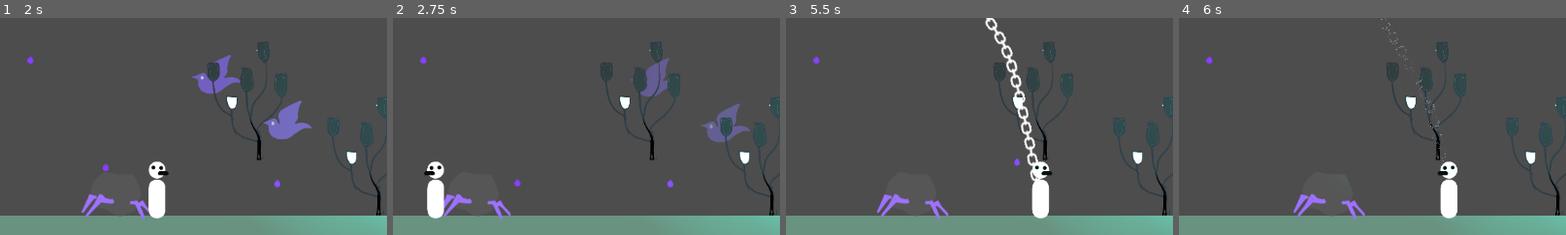
Above: before the commit, frames 1-4 (left to right).
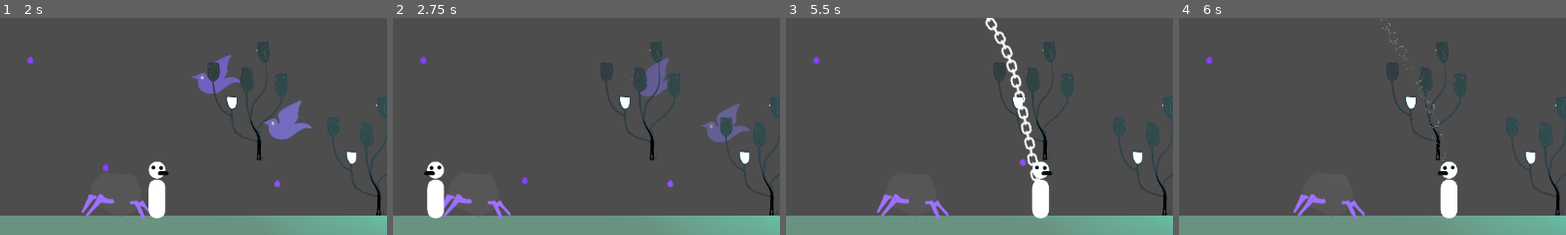
Above: after the commit, the same moments.

Repository: albverse/qimela
Game: Godot game, scene res://scene/MainTest.tscn
Two runs of this game, one before a commit and one after it. Both use one fixed random seed, a clock stepped at 60 frames per second and the inputs below.
Inputs (mouse positions are % of the whole screen's width and height, from its top left):
- Up to frame 1 (2 s): tap Enter at 0.5 s; move the mouse to (72, 45) at 0.52 s; hold D (move_right) from 0.53 s (still down); tap Z at 0.6 s; click (72, 45) at 0.67 s; tap W (jump) at 0.77, 1.52 s; move the mouse to (30, 55) at 1.27 s; tap Space at 1.35 s
- Up to frame 2 (2.75 s): move the mouse to (60, 28) at 2.02 s; release D (move_right) at 2.03 s; hold A (move_left) from 2.03 s (still down); tap X at 2.1 s
- Up to frame 3 (5.5 s): move the mouse to (45, 70) at 2.77 s; release A (move_left) at 2.78 s; hold D (move_right) 2.78-4.28 s; tap C at 2.85 s; click (45, 70) at 2.92 s; tap W (jump) at 3.02, 3.77, 4.52 s; move the mouse to (80, 65) at 3.52 s; tap Z at 3.6 s; move the mouse to (20, 35) at 4.27 s; hold A (move_left) 4.28-5.03 s; tap Space at 4.35 s; move the mouse to (55, 50) at 5.02 s; hold D (move_right) from 5.03 s (still down); tap X at 5.1 s; click (55, 50) at 5.17 s
- Up to frame 4 (6 s): move the mouse to (35, 25) at 5.77 s; release D (move_right) at 5.78 s; hold A (move_left) from 5.78 s (still down); tap C at 5.85 s
The pictures show only the part of the screen within x 30-80%, y 46-96%; the shares and areas given below are measured in that part.

Frame 1 is identical in both runs. In frame 2, 0.1% of the frame differs, in the area x 31-35%, y 73-78%; in frame 3, 0.1%; in frame 4, nothing differs.

Commit message:
Fix slot release sequencing and icon refresh

Diff:
--- a/ui/chain_slots_ui.gd
+++ b/ui/chain_slots_ui.gd
@@ -57,8 +57,7 @@
 		flash.modulate.a = 1.0
 		var tw: Tween = create_tween()
 		tw.tween_property(flash, "modulate:a", 0.0, 0.2)
-	_set_cooldown_progress(slot, 0.0)
-	_stop_cooldown_tween(slot)
+	_start_cooldown(slot)
 
 func _on_chain_bound(slot: int, target: Node, attribute: int, icon_id: int, is_chimera: bool, show_anim: bool) -> void:
 	slot_states[slot] = {
@@ -128,7 +127,7 @@
 	if icon:
 		icon.visible = true
 	var is_fusion: bool = _is_fusion_release()
-	var reverse_duration: float = _play_reverse_animation(anim, played_anim, not is_fusion)
+	var reverse_duration: float = _get_reverse_duration(anim, played_anim)
 	var should_burn: bool = monster_icon != null and monster_icon.texture != null and burn_shader != null
 	var burn_duration: float = _burn_duration if should_burn else 0.0
 	if is_fusion:
@@ -138,7 +137,7 @@
 		if burn_duration > 0.0:
 			tw_fusion.tween_interval(burn_duration)
 		tw_fusion.tween_callback(func() -> void:
-			_play_reverse_animation(anim, played_anim, false)
+			_play_reverse_animation(anim, played_anim)
 		)
 		if reverse_duration > 0.0:
 			tw_fusion.tween_interval(reverse_duration)
@@ -146,6 +145,7 @@
 			_start_cooldown(slot)
 		)
 	else:
+		_play_reverse_animation(anim, played_anim)
 		var tw_release: Tween = create_tween()
 		if reverse_duration > 0.0:
 			tw_release.tween_interval(reverse_duration)
@@ -249,9 +249,16 @@
 		if next_texture != null and next_texture.get_rid().is_valid() == false:
 			next_texture = null
 		if next_texture != _cached_target_textures[slot]:
-			_cached_target_textures[slot] = next_texture
-			monster_icon.texture = next_texture
-			monster_icon.visible = (next_texture != null)
+			var safe_texture: Texture2D = null
+			if next_texture != null:
+				var img: Image = next_texture.get_image()
+				if img != null:
+					safe_texture = ImageTexture.create_from_image(img)
+				else:
+					safe_texture = next_texture
+			_cached_target_textures[slot] = safe_texture
+			monster_icon.texture = safe_texture
+			monster_icon.visible = (safe_texture != null)
 
 func _resolve_target_icon(target: Node) -> Texture2D:
 	if target != null and target.has_method("get_ui_icon"):
@@ -349,6 +356,15 @@
 		anim.play_backwards(anim_name)
 	return clamp(current_pos, 0.0, anim_length)
 
+func _get_reverse_duration(anim: AnimationPlayer, anim_name: String) -> float:
+	if anim == null or anim_name == "" or not anim.has_animation(anim_name):
+		return 0.0
+	var anim_ref: Animation = anim.get_animation(anim_name)
+	var anim_length: float = anim_ref.length if anim_ref != null else 0.0
+	if anim.current_animation == anim_name:
+		return clamp(anim.current_animation_position, 0.0, anim_length)
+	return anim_length
+
 func _is_fusion_release() -> bool:
 	if _player == null:
 		return false
